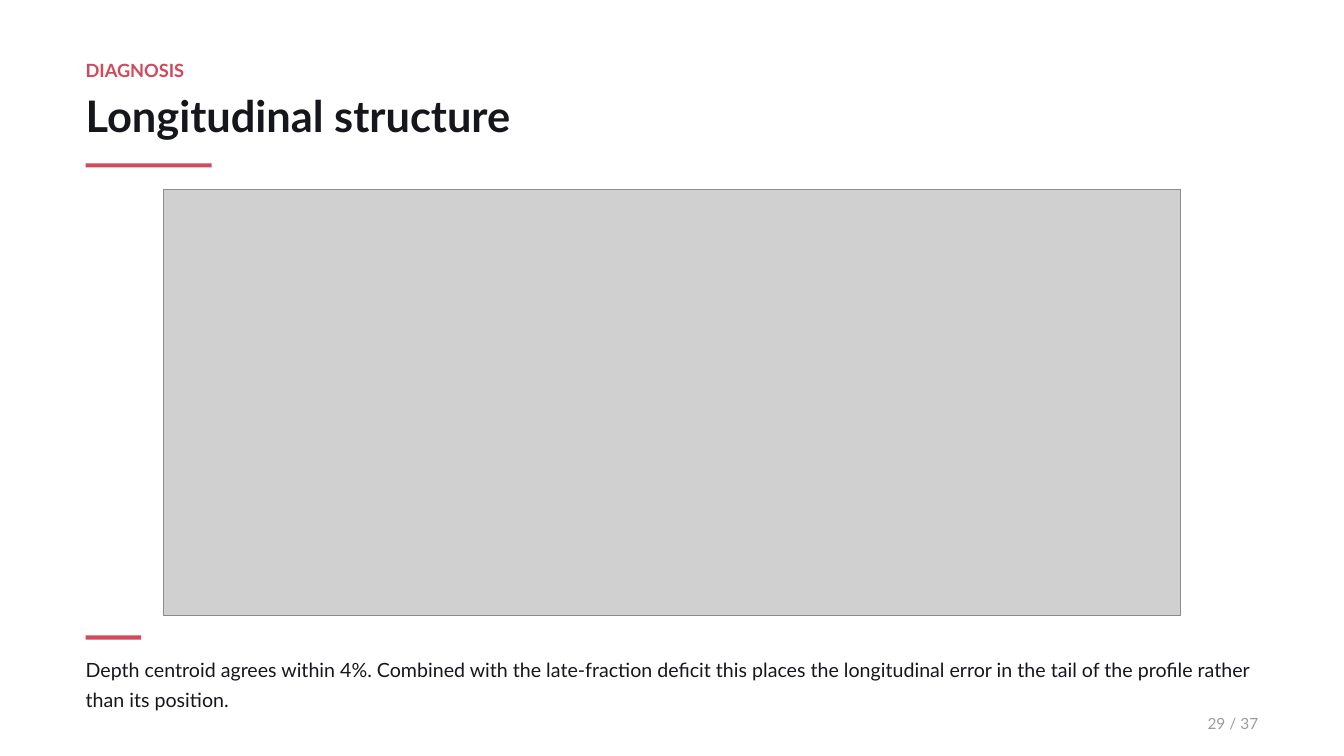
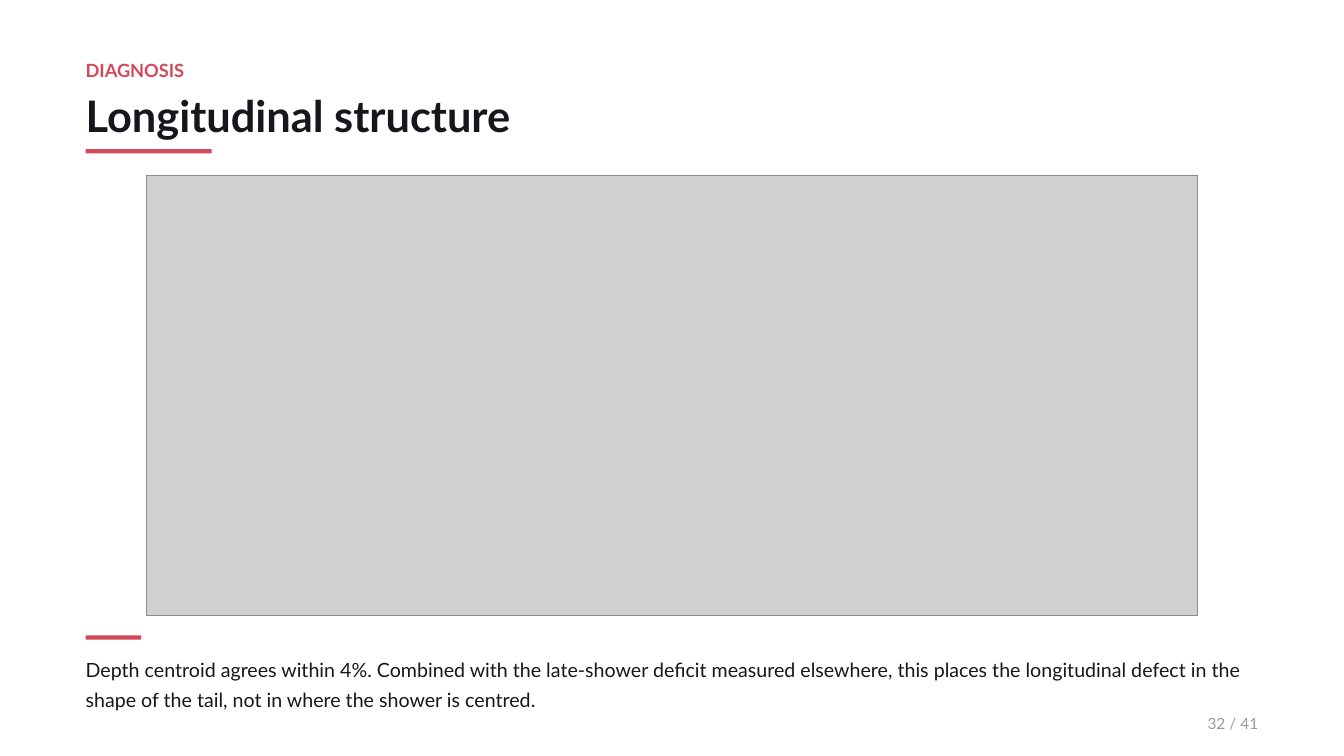
Before and after one commit to JulianAttemptsCoding/Fast-MC-CBSC, a slide deck: slide 32 of exhibition/c2st_20260728/CBSC_ZDC_FastMC_overview.pptx (slide 29 before the commit). Drawn at 1344x756 pixels with LibreOffice and Linux fonts; fonts in the diff are those of the drawing; grey boxes stand for pictures. Boxes give left, top, right and bottom in pixels: in the first picture for what was removed or moved away, otherwise in the second. Text is boxed around its words. In the diff, an @@ line names an element or a change of style, - is before the commit and + after.

```diff
--- a/exhibition/c2st_20260728/CBSC_ZDC_FastMC_overview.pptx
+++ b/exhibition/c2st_20260728/CBSC_ZDC_FastMC_overview.pptx
@@ rectangle: place and size @@
-rectangle at [86, 163, 212, 167]
+rectangle at [86, 149, 212, 153]
@@ picture: place and size @@
-picture at [163, 190, 1182, 615]
+picture at [146, 175, 1198, 615]
@@ text at [86, 662, 1240, 711]: text changed @@
-Depth centroid agrees within 4%. Combined with the late-fraction deficit this places the longitudinal error in the tail of the profile rather than its position.
+Depth centroid agrees within 4%. Combined with the late-shower deficit measured elsewhere, this places the longitudinal defect in the shape of the tail, not in where the shower is centred.
@@ text at [1208, 718, 1258, 729]: text changed @@
-29 / 37
+32 / 41
```
Also in this commit, not shown: 18 other slides changed, 22 slides added, 18 slides removed, 12 other files.
